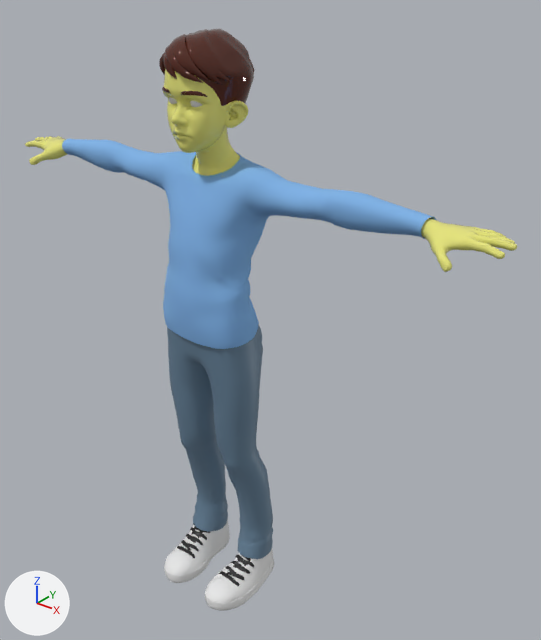
Before and after pictures for a commit that changed the FBX model Assets/Mixamo/MixamoOutput/SK_BoyKite.fbx.
One viewpoint serves both versions: a camera (50 mm lens) standing at (1.17, -1.219, 1.636) and looking at (0.1, 0.119, 0.807). Lighting does not change. The marker at lower left points along +X, +Y and +Z.

In view in the first picture: 'SKELMESH'.
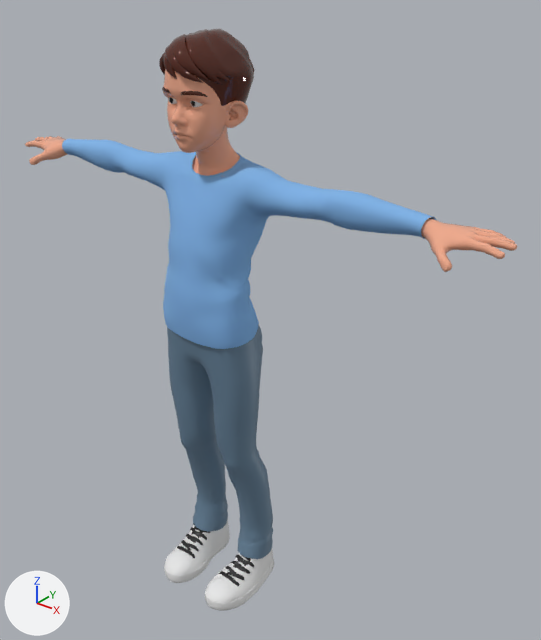
Boxes [x1, y1, x2, y2] around the edits, measured in the pictures (541 x 640 px):
'SKELMESH', recoloured (yellow to beige): [25, 67, 517, 272] in both

The change, as a list of edits to the scene's bpy script:
```text
Change mat_skin:
    mat_skin.base_color: (0.8, 0.787, 0.199) -> (0.871, 0.402, 0.262)  # yellow #e7e57b -> beige #f0aa8c
```
